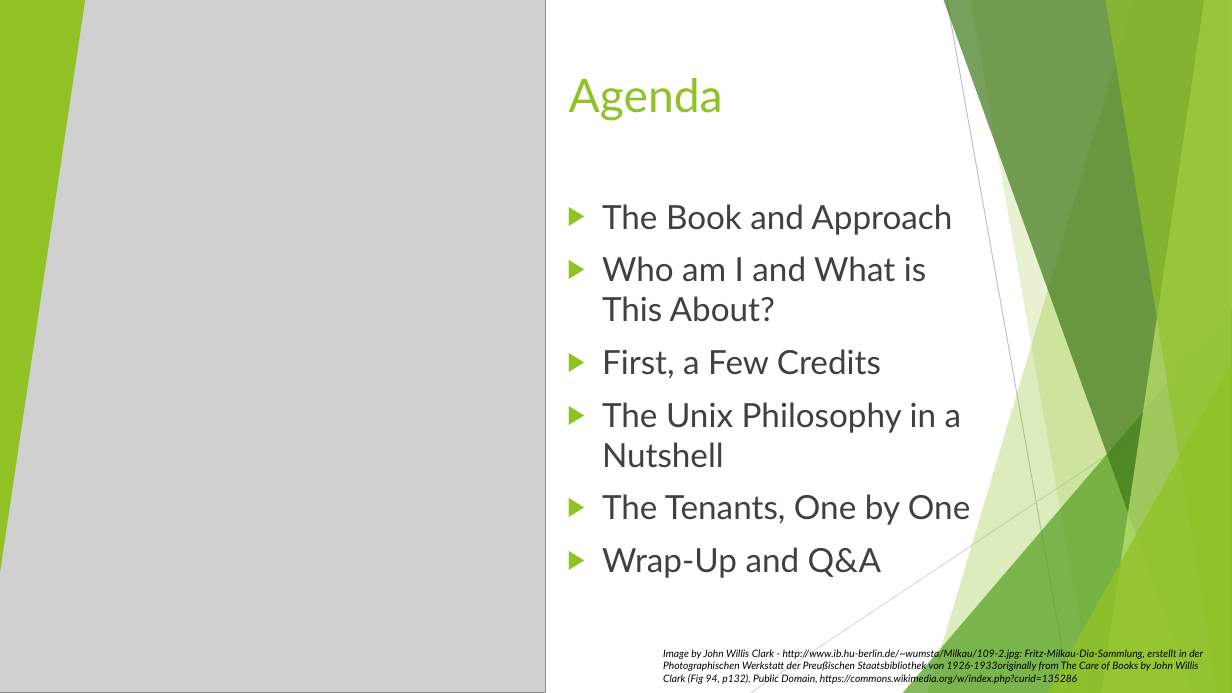
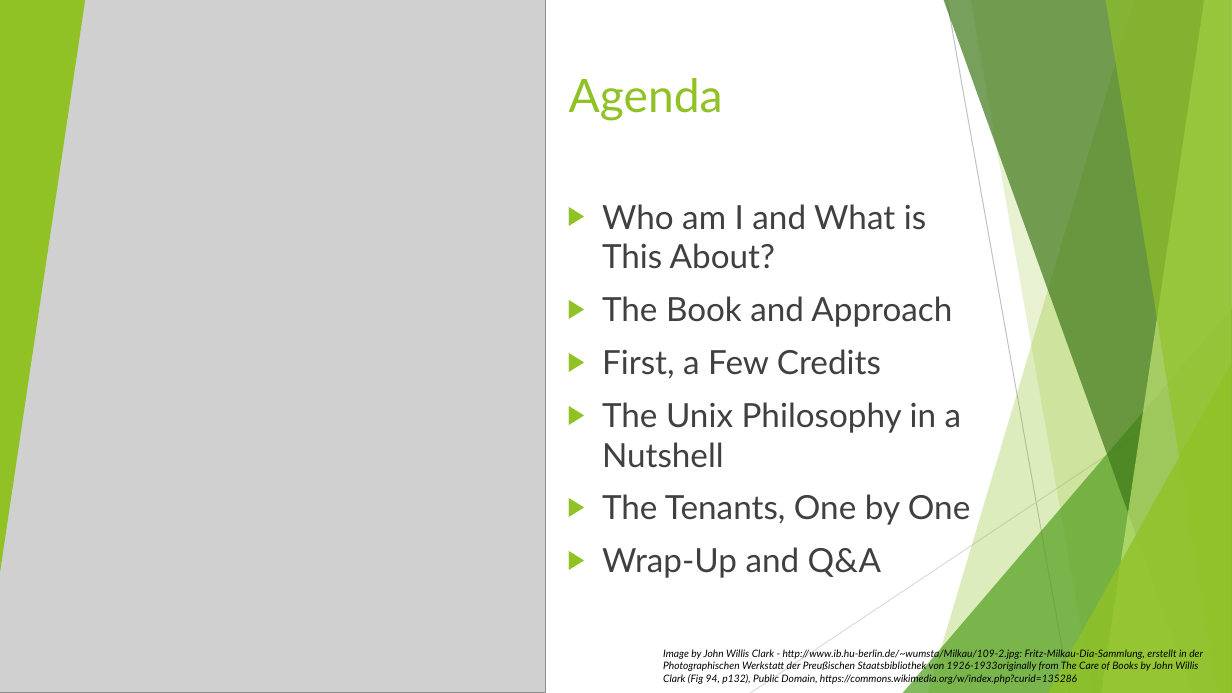
Before and after one commit to rudderfeet/the-unix-philosophy, a slide deck: slide 2 of The Unix Philosophy - Attributed - 2019-09-11.pptx. Drawn at 1232x693 pixels with LibreOffice and Linux fonts; fonts in the diff are those of the drawing; grey boxes stand for pictures. Boxes give left, top, right and bottom in pixels: in the first picture for what was removed or moved away, otherwise in the second. Text is boxed around its words. In the diff, an @@ line names an element or a change of style, - is before the commit and + after.

```diff
--- a/The Unix Philosophy - Attributed - 2019-09-11.pptx
+++ b/The Unix Philosophy - Attributed - 2019-09-11.pptx
@@ text at (602,204,926,269): paragraph added @@
+▶ Who am I and What is This About?
@@ text at (602,256,926,322): paragraph removed @@
-▶ Who am I and What is This About?
```
Also in this commit, not shown: 3 other slides changed.
